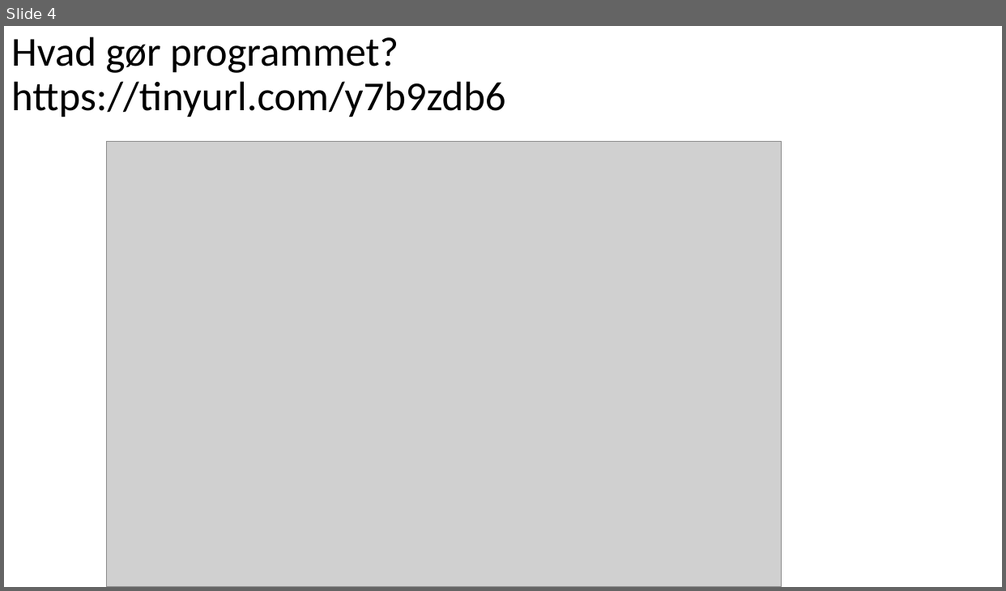
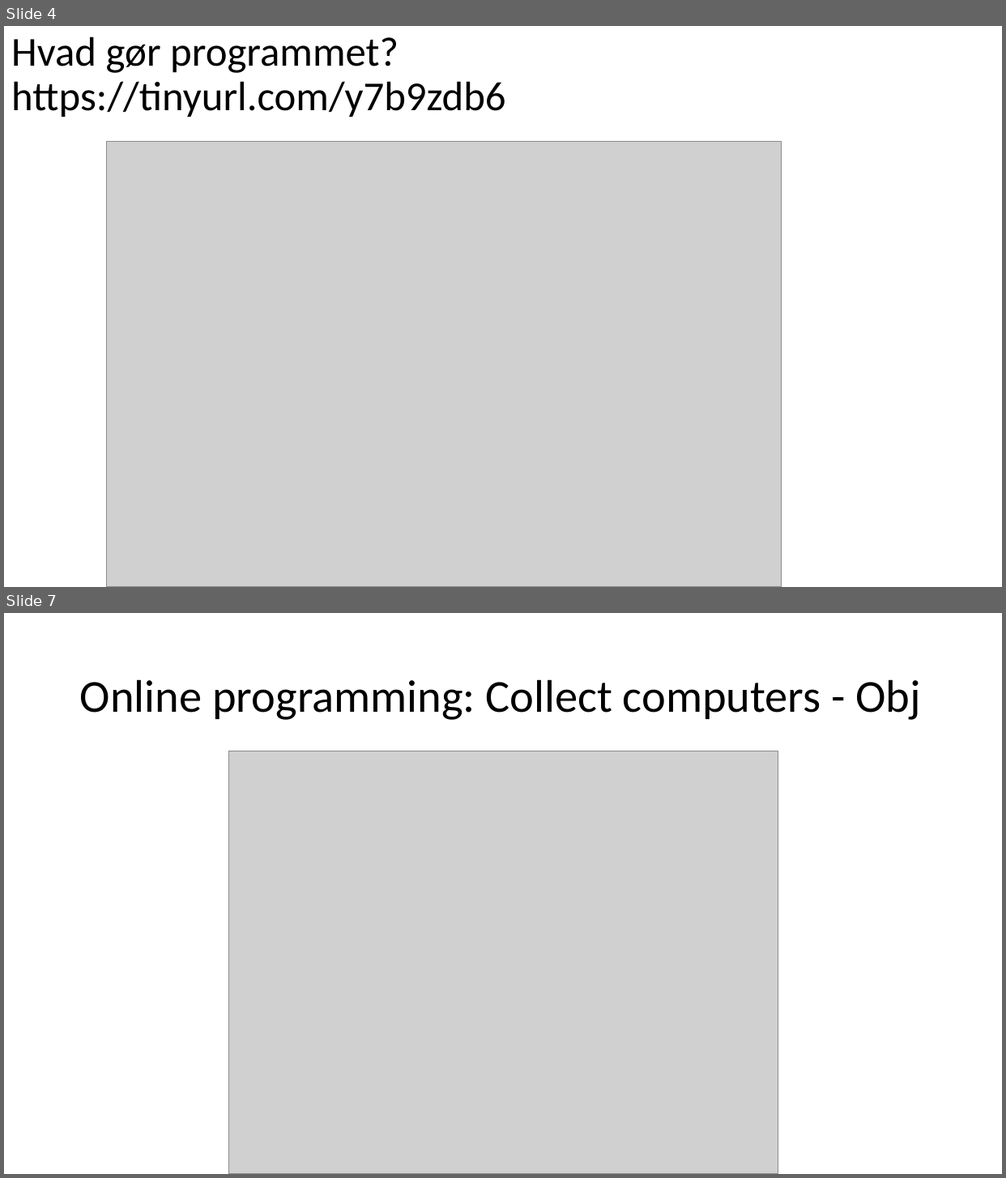
Before and after one commit to fisterloegsovs/pop22, a slide deck: lectures/1.3Scratch/lecture.pptx. Shown one above the other, each under a label of ours: slide 4 before the commit, slides 4 and 7 after it; the slides between them are not shown. The pictures are 1006x591 and 1006x1178 pixels, drawn with LibreOffice and Linux fonts; fonts in the diff are those of the drawing; grey boxes stand for pictures. Boxes give left, top, right and bottom in pixels: in the first picture for what was removed or moved away, otherwise in the second. Text is boxed around its words. In the diff, an @@ line names an element or a change of style, - is before the commit and + after.

```diff
--- a/lectures/1.3Scratch/lecture.pptx
+++ b/lectures/1.3Scratch/lecture.pptx
@@ slide 7 added at [4, 613, 1002, 1174], background #FFFFFF @@
@@ title added at [80, 679, 921, 720], 44 pt, text #000000 @@
+Online programming: Collect computers - Obj
@@ picture added at [228, 752, 778, 1174] @@
```
Also in this commit, not shown: 9 other slides added, 1 slide removed, 4 other files.
